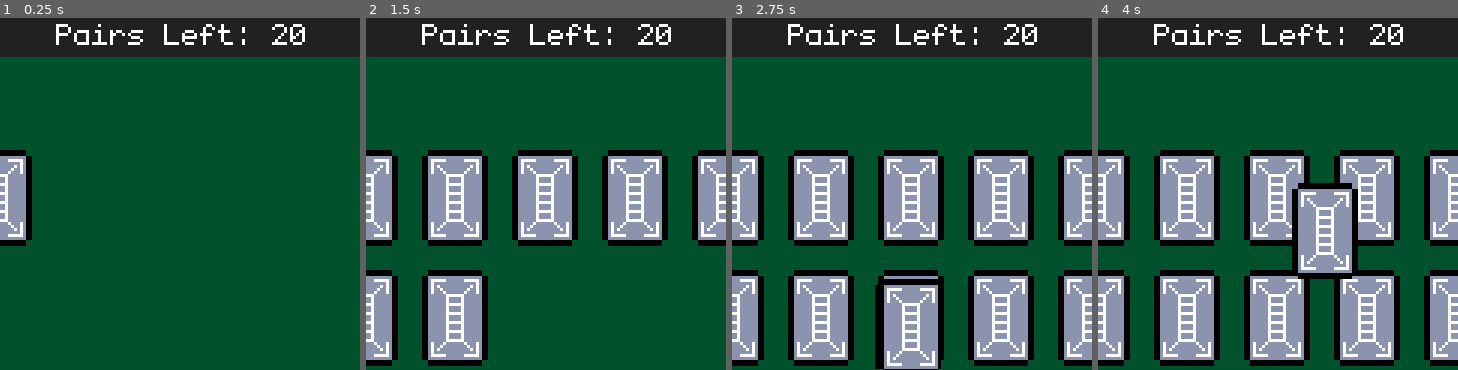
Above: before the commit, frames 1-4 (left to right).
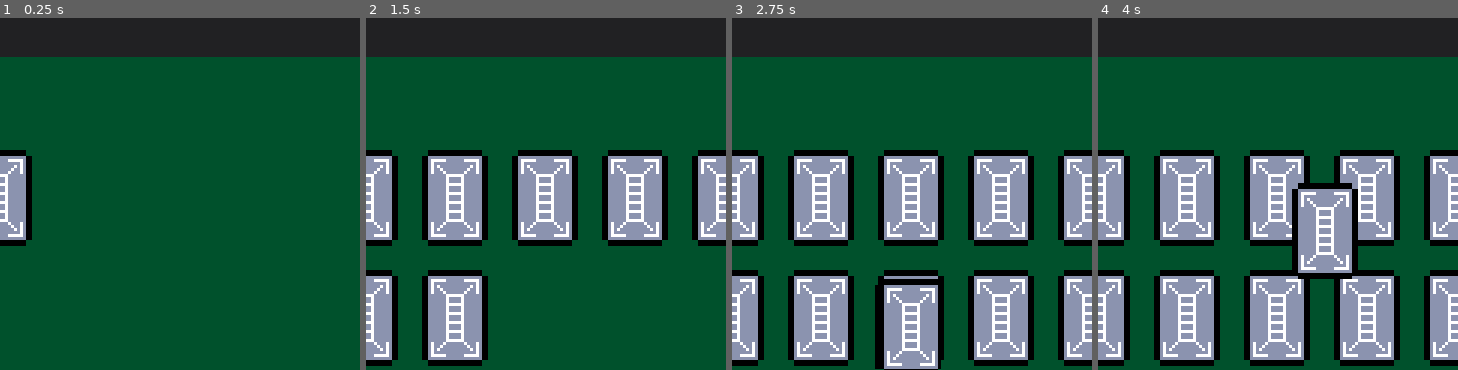
Above: after the commit, the same moments.

Repository: sugarvoid/card-sweeper
Game: Godot game, scene res://game/scene/game.tscn
The game is run twice, just before and just after one commit, with the same random seed, the same clock (stepped at 60 frames per second) and the same inputs. Before the commit the project has no main scene; this scene is started directly in both runs.
Inputs (mouse positions are % of the whole screen's width and height, from its top left):
- Up to frame 1 (0.25 s): no input
- Up to frame 2 (1.5 s): move the mouse to (24, 26) at 0.52 s; click (24, 26) at 0.67 s; move the mouse to (37, 26) at 1.27 s; click (37, 26) at 1.42 s
- Up to frame 3 (2.75 s): move the mouse to (49, 26) at 2.02 s; click (49, 26) at 2.17 s
- Up to frame 4 (4 s): move the mouse to (62, 26) at 2.77 s; click (62, 26) at 2.92 s; move the mouse to (74, 26) at 3.52 s; click (74, 26) at 3.67 s
The pictures show only the part of the screen within x 24-74%, y 0-50%; the shares and areas given below are measured in that part.

The runs differ from the first frame. In frame 1, 1.1% of the frame differs, in the area x 15-85%, y 1-8%; in frame 2, 1.1%; in frame 3, 1.1%; in frame 4, 1.1%.

Commit message:
Make game root scene

Diff:
--- a/game/scene/game.tscn
+++ b/game/scene/game.tscn
@@ -49,6 +49,7 @@
 text = "Cards Left: "
 
 [node name="LblPairsLeft" type="Label" parent="HUD"]
+visible = false
 offset_left = 46.0
 offset_top = 1.0
 offset_right = 193.0
--- a/project.godot
+++ b/project.godot
@@ -11,6 +11,7 @@
 [application]
 
 config/name="Card Sweeper"
+run/main_scene="res://game/scene/game.tscn"
 config/features=PackedStringArray("4.2", "GL Compatibility")
 config/icon="res://icon.svg"
 
Not shown, changed: README.md
